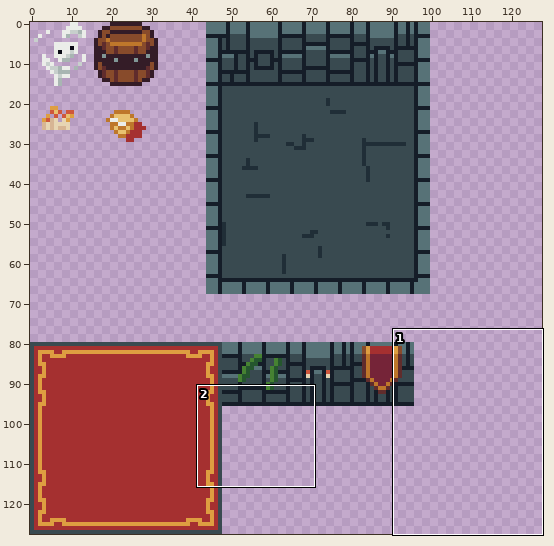
Two states of a sprite sheet, assets/Tileset Piratejam 16.png. The first picture is a wide view before the edit; the outline marks the close-up.
Close-up. Before the edit:
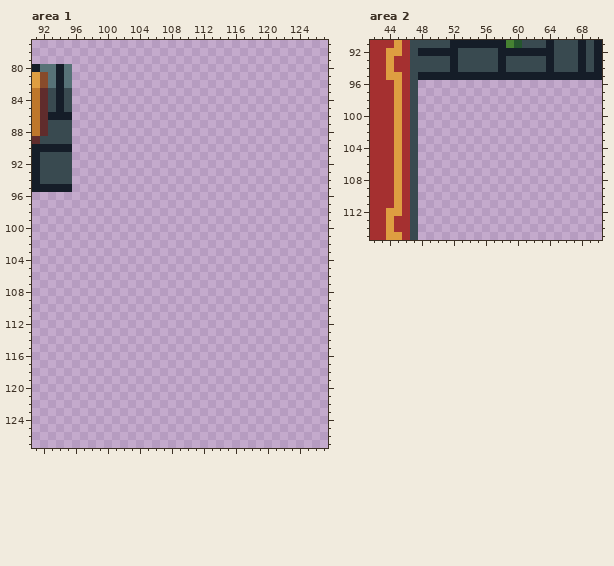
The file is 128x128 pixels. Shown: area 1: x 91..127, y 77..127; area 2: x 42..70, y 91..115. The commit also changed other parts of the picture, which this record leaves out.
The result:
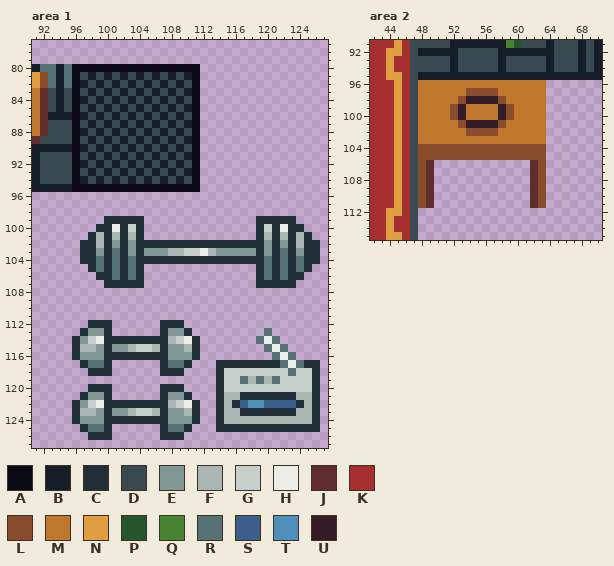
Palette (. is transparent): A #090a14  B #151d28  C #202e37  D #394a50  E #819796  F #a8b5b2  G #c7cfcc  H #ebede9  J #602c2c  K #a53030  L #884b2b  M #be772b  N #de9e41  P #25562e  Q #468232  R #577277  S #3c5e8b  T #4f8fba  U #341c27
From old to new:
Changed rows in their new state; - is an unchanged pixel.
Area 1:
first column x 96:
 80 AAAAAAAAAAAAAAAA
 81 ADBDBDBDBDBDBDBA
 82 ABDBDBDBDBDBDBDA
 83 ADBDBDBDBDBDBDBA
 84 ABDBDBDBDBDBDBDA
 85 ADBDBDBDBDBDBDBA
 86 ABDBDBDBDBDBDBDA
 87 ADBDBDBDBDBDBDBA
 88 ABDBDBDBDBDBDBDA
 89 ADBDBDBDBDBDBDBA
 90 ABDBDBDBDBDBDBDA
 91 ADBDBDBDBDBDBDBA
 92 ABDBDBDBDBDBDBDA
 93 ADBDBDBDBDBDBDBA
 94 ABDBDBDBDBDBDBDA
 95 AAAAAAAAAAAAAAAA
first column x 97:
 99 ---CCCCC--------------CCCCC---
100 --CCHCGC--------------CGCHCC--
101 -CFCFCFC--------------CFCFCFC-
102 CCFCECECCCCCCCCCCCCCCCCECECFCC
103 CCECRCECEEEFFGGHFEEEEECECRCECC
104 CCRCRCRCCCCCCCCCCCCCCCCRCRCRCC
105 -CRCRCRC--------------CRCRCRC-
106 --CCRCRC--------------CRCRCC--
107 ---CCCCC--------------CCCCC---
first column x 96:
112 --CCC------CCC-----------------
113 -CEEC------CEEC---------R------
114 CEGHCCCCCCCCFGHC-------RHR-----
115 CFFECEEFGGFCEEFC--------RHR----
116 CEEECCCCCCCCEEEC---------RHR---
117 -CRRC------CRRC---CCCCCCCCRHRCC
118 --CCC------CCC----CGGGGGGGGRGGC
119 ------------------CGGRFRFRGGGGC
120 --CCC------CCC----CGGGGGGGGGGGC
121 -CEEC------CEEC---CFFCCCCCCCFFC
122 CEGHCCCCCCCCFGHC--CFCSTTSSSSCFC
123 CFFECEEFGGFCEEFC--CFFCCCCCCCFFC
124 CEEECCCCCCCCEEEC--CFFFFFFFFFFFC
125 -CRRC------CRRC---CCCCCCCCCCCCC
126 --CCC------CCC-----------------
Area 2:
first column x 48:
 96 MMMMMMMMMMMMMMMM
 97 MMMMMMLLLLMMMMMM
 98 MMMMMLUUUULMMMMM
 99 MMMMLUMMMMULMMMM
100 MMMMLUMMMMULMMMM
101 MMMMMLUUUULMMMMM
102 MMMMMMLLLLMMMMMM
103 MMMMMMMMMMMMMMMM
104 LLLLLLLLLLLLLLLL
105 LLLLLLLLLLLLLLLL
106 LJ------------JL
107 LJ------------JL
108 LJ------------JL
109 LJ------------JL
110 LJ------------JL
111 LJ------------JL
